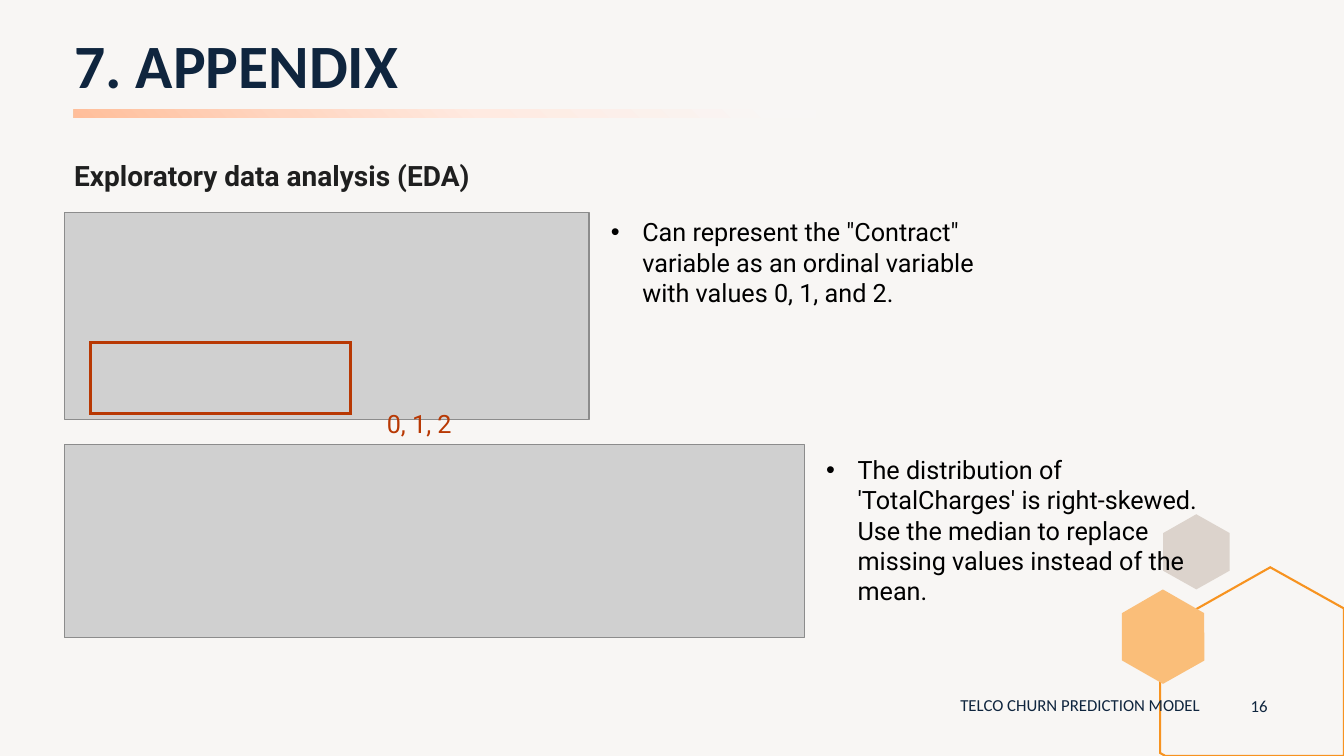
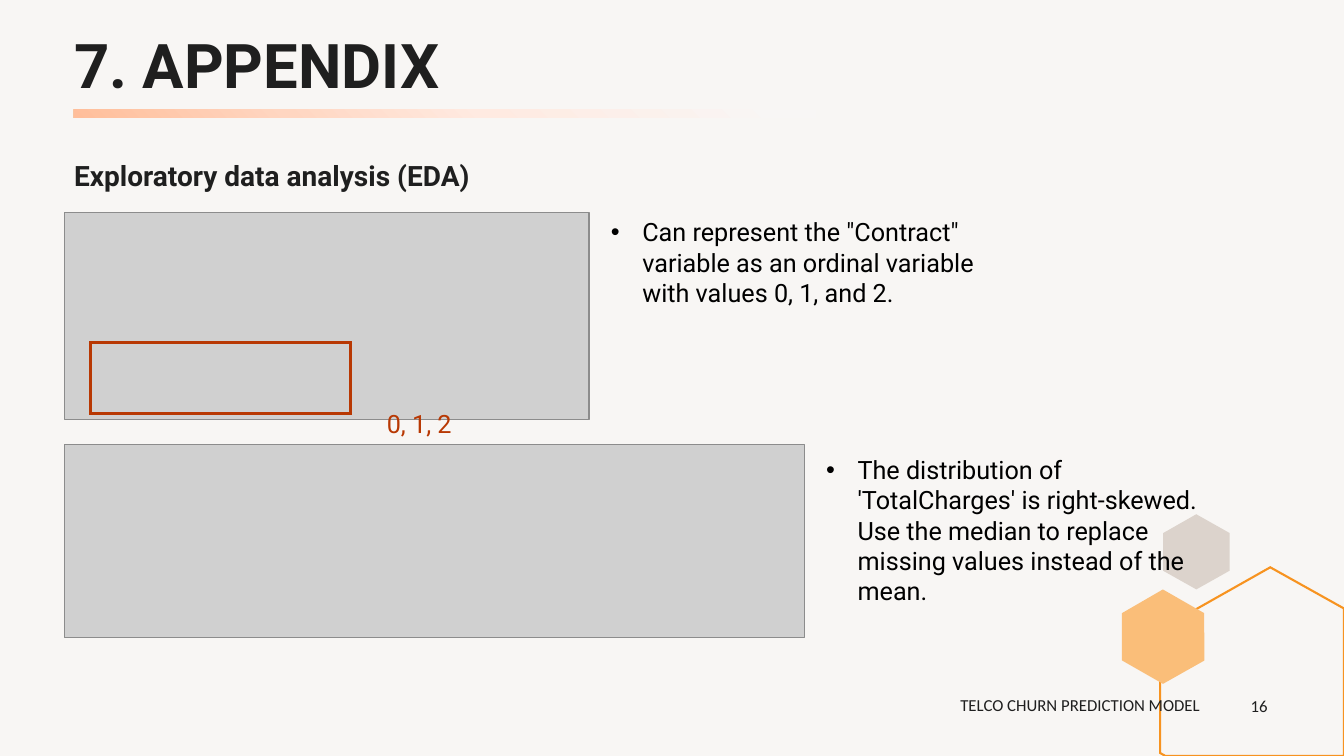
Before and after one commit to peerapat-t/telco_churn_prediction_model, a slide deck: slide 16 of Telco churn prediction model presentation.pptx. Drawn at 1344x756 pixels with LibreOffice and Linux fonts; fonts in the diff are those of the drawing; grey boxes stand for pictures. Boxes give left, top, right and bottom in pixels: in the first picture for what was removed or moved away, otherwise in the second. Text is boxed around its words. In the diff, an @@ line names an element or a change of style, - is before the commit and + after.

```diff
--- a/Telco churn prediction model presentation.pptx
+++ b/Telco churn prediction model presentation.pptx
@@ title "7. APPENDIX" at <box>74,44,440,89</box>: font Calibri to Roboto, text colour #0F253E to #1F1F1F @@
@@ page number at <box>1251,700,1268,712</box>: text colour #0F253E to #1F1F1F @@
@@ text "TELCO CHURN PREDICTION MODEL" at <box>960,697,1200,715</box>: text colour #0F253E to #1F1F1F @@
```
Also in this commit, not shown: 21 other slides changed, 1 other file.
